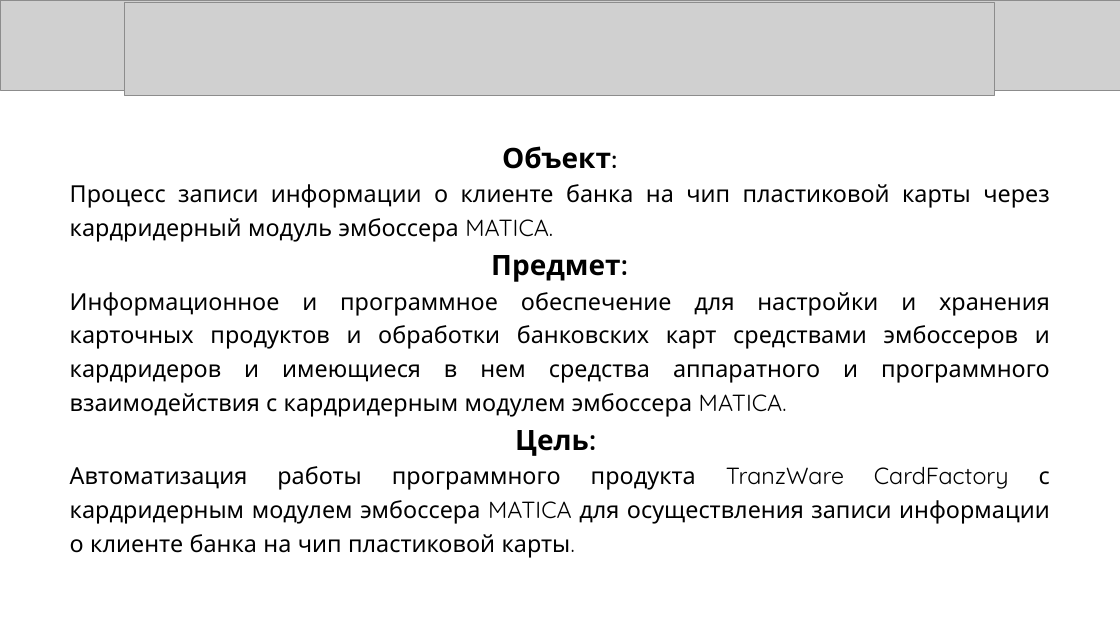
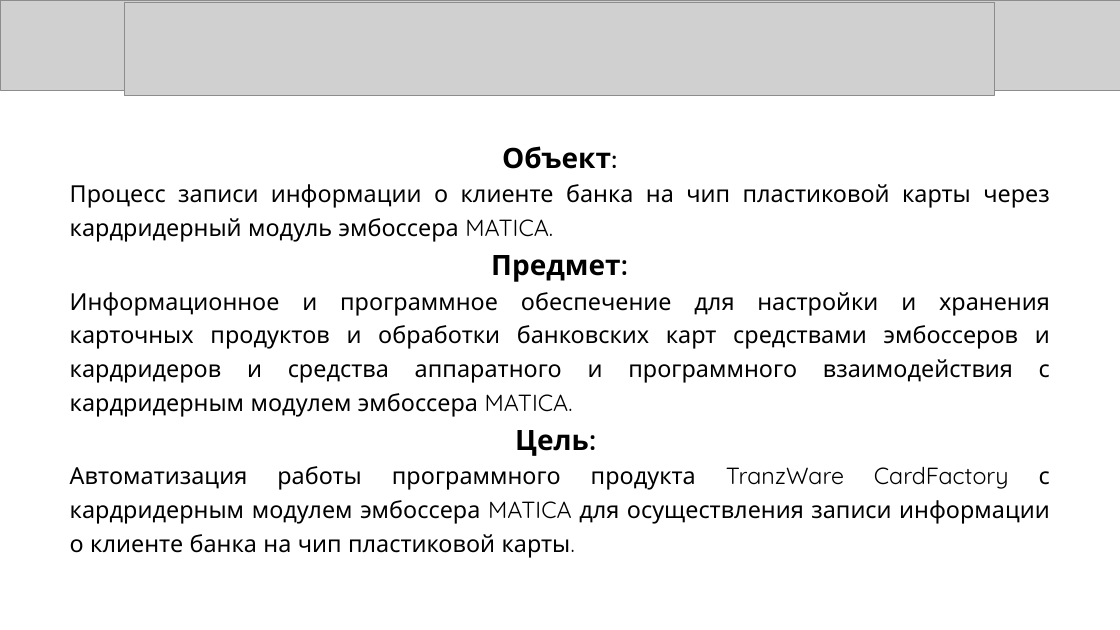
Before and after one commit to KonstantinShemyakin/Diplom, a slide deck: slide 4 of Presentation/NMSTU_Presentation.pptx. Drawn at 1120x630 pixels with LibreOffice and Linux fonts; fonts in the diff are those of the drawing; grey boxes stand for pictures. Boxes give left, top, right and bottom in pixels: in the first picture for what was removed or moved away, otherwise in the second. Text is boxed around its words. In the diff, an @@ line names an element or a change of style, - is before the commit and + after.

```diff
--- a/Presentation/NMSTU_Presentation.pptx
+++ b/Presentation/NMSTU_Presentation.pptx
@@ text at (70,292,1050,417): text changed @@
-Информационное и программное обеспечение для настройки и хранения карточных продуктов и обработки банковских карт средствами эмбоссеров и кардридеров и имеющиеся в нем средства аппаратного и программного взаимодействия с кардридерным модулем эмбоссера MATICA.
+Информационное и программное обеспечение для настройки и хранения карточных продуктов и обработки банковских карт средствами эмбоссеров и кардридеров и средства аппаратного и программного взаимодействия с кардридерным модулем эмбоссера MATICA.
```
Also in this commit, not shown: 5 other slides changed, 1 slide added, 1 other file.
